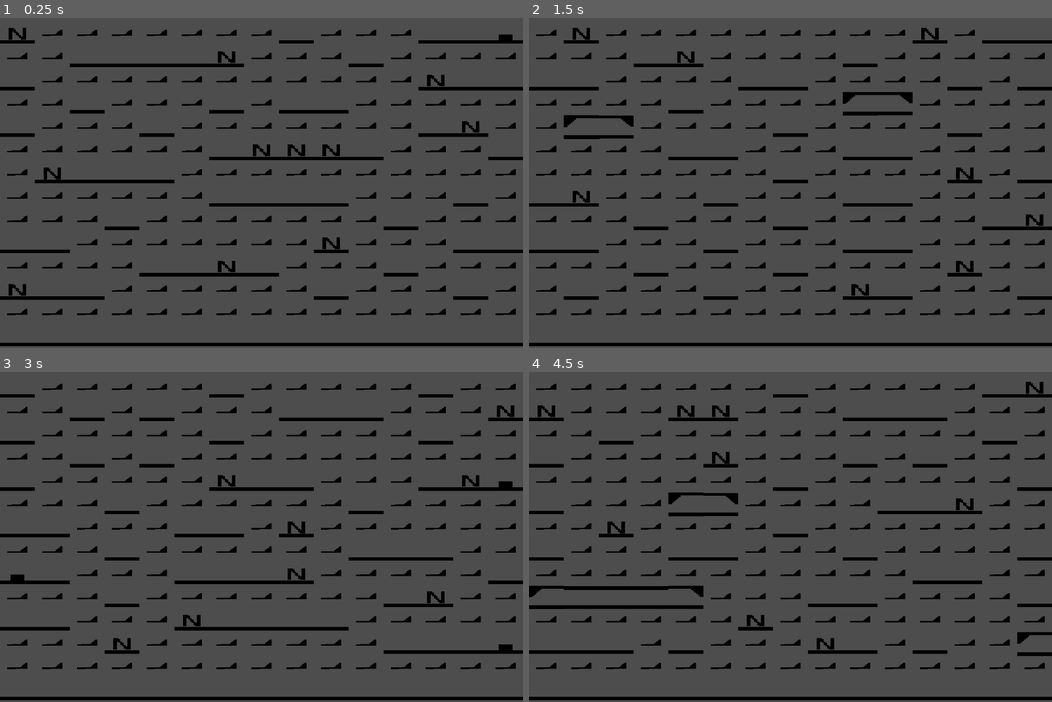
Above: before the commit, frames 1-4 (two rows, left to right).
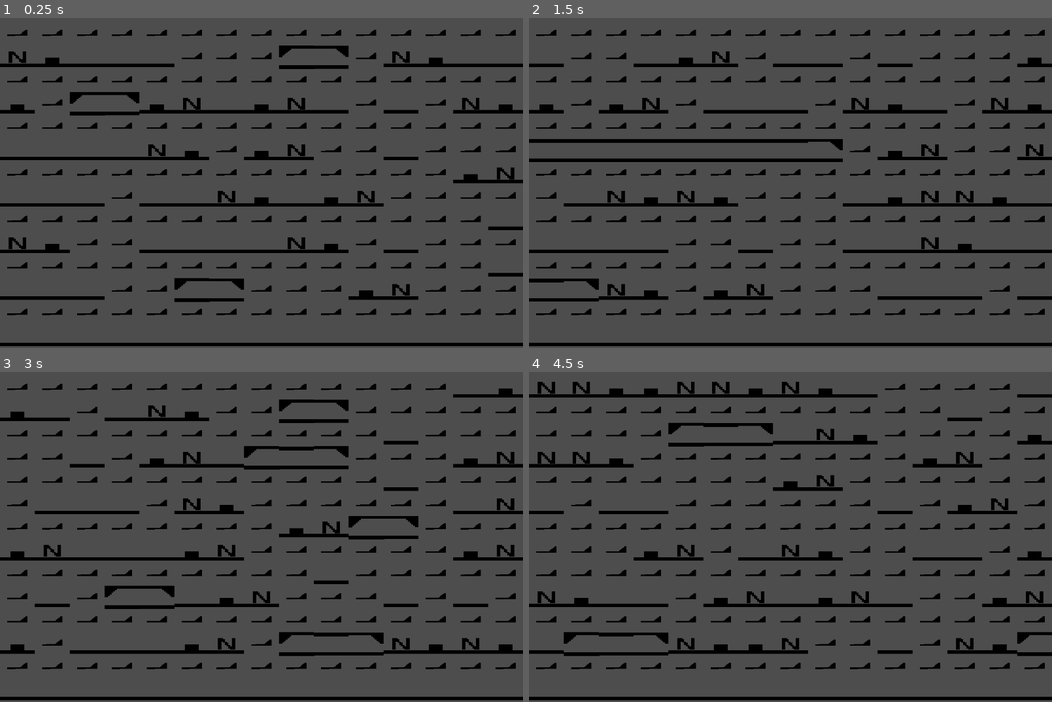
Above: after the commit, the same moments.

Repository: Deiuca/WaveFunctionCollapse
Game: Godot game, scene res://progetto.tscn
Two runs of this game, one before a commit and one after it. Both use one fixed random seed, a clock stepped at 60 frames per second and the inputs below.
Inputs:
- Up to frame 1 (0.25 s): no input
- Up to frame 2 (1.5 s): tap Enter at 0.5 s; hold R 0.53-1.28 s; tap Space at 1.25 s; tap R at 1.35 s
- Up to frame 3 (3 s): tap Enter at 2 s; hold R 2.03-2.78 s; tap Space at 2.75 s; tap R at 2.85 s
- Up to frame 4 (4.5 s): tap Enter at 3.5 s; hold R 3.53-4.28 s; tap Space at 4.25 s; tap R at 4.35 s

The runs differ from the first frame. In frame 1, 10% of the frame differs, in the area x 0-100%, y 2-87%; in frame 2, 11%; in frame 3, 12%, in the area x 0-100%, y 3-87%; in frame 4, 11%.

Commit message:
Coppia ON o NO implementata

Diff:
--- a/Generatore_livello.gd
+++ b/Generatore_livello.gd
@@ -83,7 +83,7 @@
 
 	#Collassa Pavimento
 	for e in range((self.width*self.height)-self.width, (self.width*self.height)):
-		self.celle[e].set_prefab($Prefab_Utilizzati/Pavimento_M)
+		self.celle[e].set_prefab($Prefab_Utilizzati/Pavimento)
 
 # Called every frame. 'delta' is the elapsed time since the previous frame.
 var counter = 0
--- a/generatore_livello.tscn
+++ b/generatore_livello.tscn
@@ -22,23 +22,28 @@
 peso = 6
 
 [node name="Entrata" parent="Prefab_Utilizzati" instance=ExtResource("3_fdm7b")]
+bordi = ["O", "EPM", "R", "A", "O", "O", "A", "A"]
 
-[node name="M_Pavimento" parent="Prefab_Utilizzati" instance=ExtResource("2_t0bkr")]
-bordi = ["O", "PM", "P", "A", "O", "O", "A", "A"]
+[node name="Pavimento" parent="Prefab_Utilizzati" instance=ExtResource("2_t0bkr")]
 peso = 5
 
-[node name="Pavimento_M" parent="Prefab_Utilizzati" instance=ExtResource("2_t0bkr")]
-bordi = ["O", "P", "PM", "A", "O", "O", "A", "A"]
-peso = 5
-
-[node name="Pavimento Nemico" parent="Prefab_Utilizzati" instance=ExtResource("3_l8rym")]
-bordi = ["O", "PM", "PM", "A", "O", "O", "A", "A"]
+[node name="Pavimento Nemico_N" parent="Prefab_Utilizzati" instance=ExtResource("3_l8rym")]
+bordi = ["O", "P", "N", "A", "O", "O", "A", "A"]
 peso = 2
 
-[node name="Pavimento_Ostacolo" parent="Prefab_Utilizzati" instance=ExtResource("12_xe1qp")]
-bordi = ["O", "M", "M", "A", "O", "O", "A", "A"]
+[node name="V_Pavimento Nemico" parent="Prefab_Utilizzati" instance=ExtResource("3_l8rym")]
+bordi = ["O", "V", "P", "A", "O", "O", "A", "A"]
+peso = 2
+
+[node name="Pavimento_Ostacolo_V" parent="Prefab_Utilizzati" instance=ExtResource("12_xe1qp")]
+bordi = ["O", "P", "V", "A", "O", "O", "A", "A"]
+peso = 3
+
+[node name="N_Pavimento_Ostacolo" parent="Prefab_Utilizzati" instance=ExtResource("12_xe1qp")]
+bordi = ["O", "N", "P", "A", "O", "O", "A", "A"]
 peso = 3
 
 [node name="Soffitto" parent="Prefab_Utilizzati" instance=ExtResource("7_ss4qb")]
 
 [node name="Uscita" parent="Prefab_Utilizzati" instance=ExtResource("8_5c6nj")]
+bordi = ["O", "R", "UPM", "A", "O", "O", "A", "A"]
